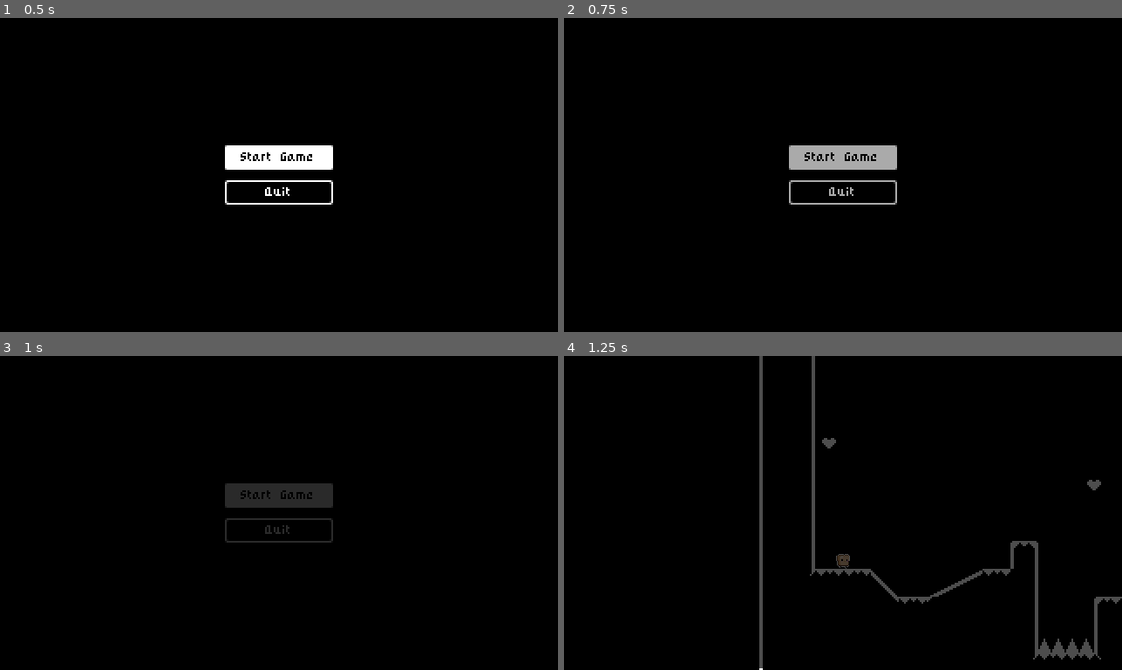
Above: before the commit, frames 1-4 (two rows, left to right).
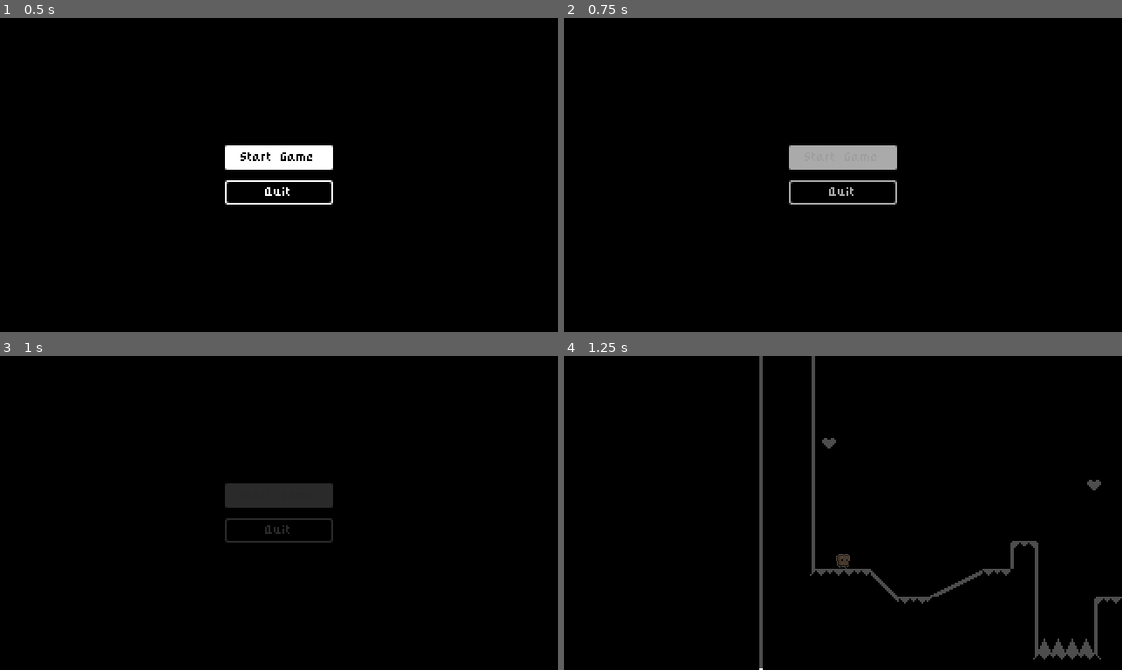
Above: after the commit, the same moments.

Repository: tomice/super-bread-girl
Game: Godot game, scene res://scenes/start_menu.tscn
Same seed, same stepped clock (60 frames per second), same inputs: the game is played once before the commit and once after it.
Inputs:
- Up to frame 1 (0.5 s): no input
- Up to frame 2 (0.75 s): click "Start Game" at 0.5 s
- Up to frame 3 (1 s): no input
- Up to frame 4 (1.25 s): no input

Frame 1 is identical in both runs. In frame 2, 0.1% of the frame differs, in the area x 43-56%, y 42-46%; in frame 3, 0.1%; in frame 4, nothing differs.

Commit message:
Bugfix for buttons in start menu and level completed menu

Diff:
--- a/scripts/level_completed.gd
+++ b/scripts/level_completed.gd
@@ -6,8 +6,14 @@
 @onready var retry_button: Button = %RetryButton
 @onready var next_level_button: Button = %NextLevelButton
 
+func optionSelected() -> void:
+	retry_button.disabled = true
+	next_level_button.disabled = true
+
 func _on_retry_button_pressed() -> void:
+	optionSelected()
 	retry.emit()
 
 func _on_next_level_button_pressed() -> void:
+	optionSelected()
 	next_level.emit()
--- a/scripts/start_menu.gd
+++ b/scripts/start_menu.gd
@@ -7,6 +7,7 @@
 	start_game_button.grab_focus()
 
 func _on_start_game_button_pressed() -> void:
+	start_game_button.disabled = true
 	await LevelTransition.fade_to_black()
 	get_tree().change_scene_to_file("res://scenes/level_one.tscn")
 	LevelTransition.fade_from_black()
